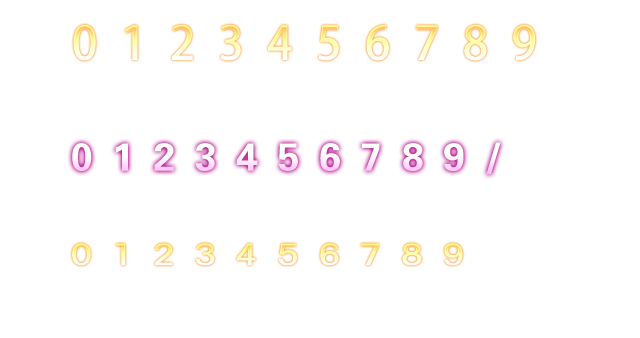
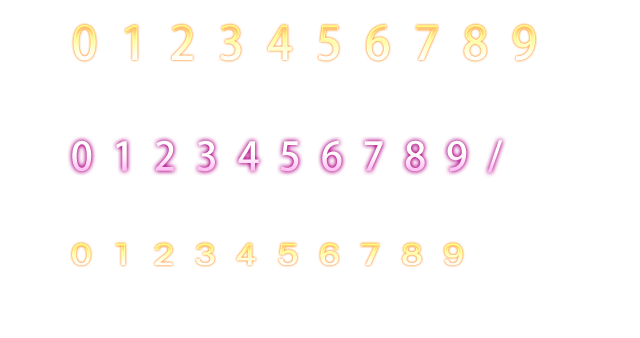
The second w=640, h=338 image is a revision of the first. Changes to its layers:
painted on "0123456789/" over [72, 140, 503, 175]
